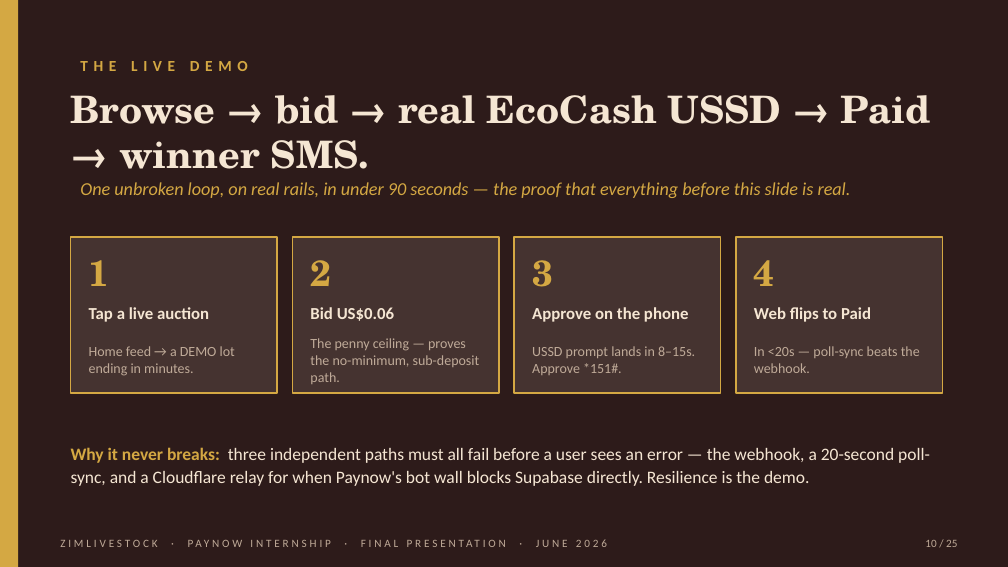
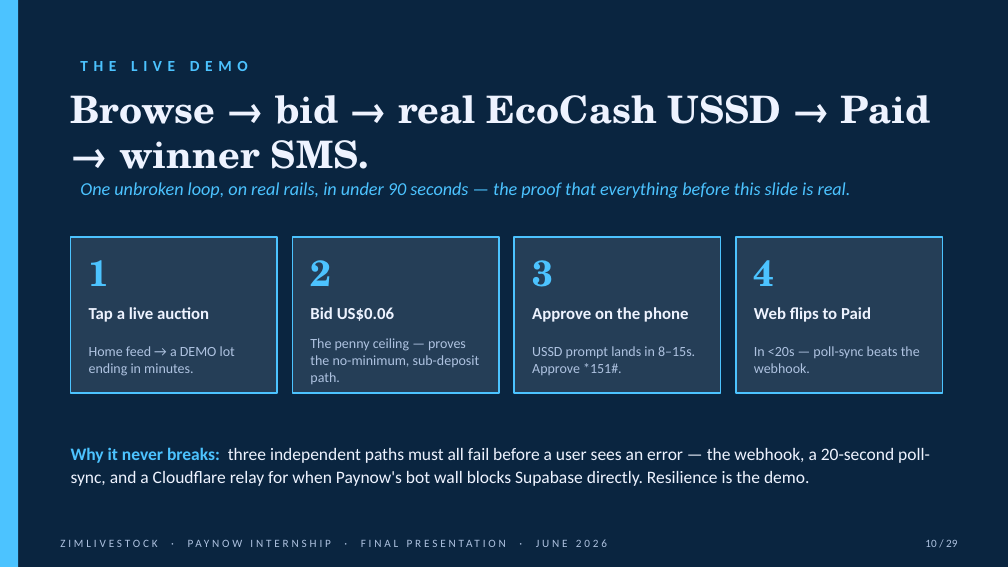
Before and after one commit to muudzo/livestockl, a slide deck: slide 10 of deliverables/internship-return/zimlivestock-final-presentation.pptx. Drawn at 1008x567 pixels with LibreOffice and Linux fonts; fonts in the diff are those of the drawing. Boxes give left, top, right and bottom in pixels: in the first picture for what was removed or moved away, otherwise in the second. Text is boxed around its words. In the diff, an @@ line names an element or a change of style, - is before the commit and + after.

```diff
--- a/deliverables/internship-return/zimlivestock-final-presentation.pptx
+++ b/deliverables/internship-return/zimlivestock-final-presentation.pptx
@@ background #2D1B1A to #0A2540 @@
@@ rectangle at <box>0,0,18,566</box>: fill #D4A843 to #4CC3FF @@
@@ fill #F5E6D3 at 12% opacity to #EEF3FF at 12% opacity; outline #D4A843 1 pt to #4CC3FF 1 pt in 4 elements at <box>292,237,499,393</box>, <box>514,237,721,393</box>, <box>736,237,942,393</box>, <box>71,237,277,393</box> @@
@@ text colour #D4A843 to #4CC3FF in 6 elements at <box>80,61,248,71</box>, <box>80,182,851,198</box>, <box>89,260,110,286</box>, <box>310,260,331,286</box>, <box>532,260,553,287</box>, <box>754,260,775,286</box> @@
@@ text colour #F5E6D3 to #EEF3FF in 5 elements at <box>71,95,931,169</box>, <box>89,307,209,322</box>, <box>310,307,394,321</box>, <box>532,307,689,322</box>, <box>754,307,871,322</box> @@
@@ text "Why it never breaks: three ..." at <box>71,447,930,486</box>: text colour #D4A843 to #4CC3FF in "Why it never breaks:"; text colour #F5E6D3 to #EEF3FF @@
@@ text colour #BFAA98 to #AEC2E0 in 5 elements at <box>89,346,235,376</box>, <box>310,338,480,384</box>, <box>532,346,695,375</box>, <box>754,346,920,373</box>, <box>60,539,607,547</box> @@
@@ text at <box>925,540,957,547</box>: text changed; text colour #BFAA98 to #AEC2E0 @@
-10 / 25
+10 / 29
```
Also in this commit, not shown: 24 other slides changed, 4 slides added, 1 other file.
